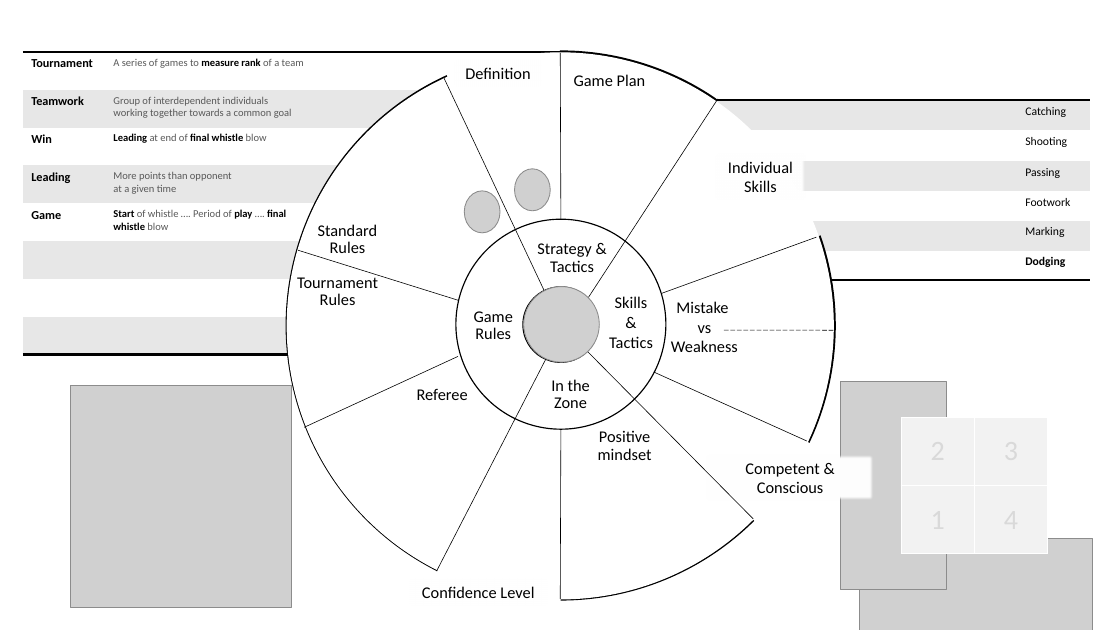
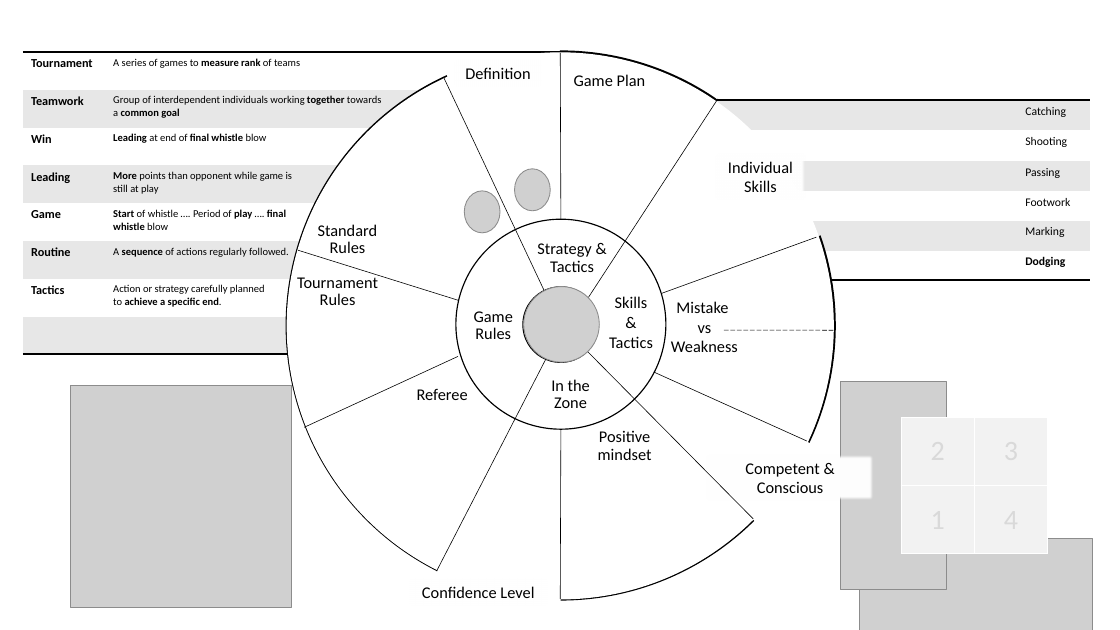
Before and after one commit to a-faros/base, a slide deck: slide 2 of MentalFitness/icons.pptx. Drawn at 1120x630 pixels with LibreOffice and Linux fonts; fonts in the diff are those of the drawing; grey boxes stand for pictures. Boxes give left, top, right and bottom in pixels: in the first picture for what was removed or moved away, otherwise in the second. Text is boxed around its words. In the diff, an @@ line names an element or a change of style, - is before the commit and + after.

```diff
--- a/MentalFitness/icons.pptx
+++ b/MentalFitness/icons.pptx
@@ table at (x1=23, y1=52, x2=561, y2=355) @@
-row 1, column 2: A series of games to measure rank of a team
+row 1, column 2: A series of games to measure rank of teams
-row 2, column 2: Group of interdependent individuals / working together towards a common goal
+row 2, column 2: Group of interdependent individuals working together towards a common goal
-row 4, column 2: More points than opponent / at a given time
+row 4, column 2: More points than opponent while game is still at play
+row 6: Routine | A sequence of actions regularly followed.
+row 7: Tactics | Action or strategy carefully planned to achieve a specific end.
-row 7:  | 
-row 8:  | 
@@ text colour #595959 to #000000 in "at end of blow", "of whistle …. Period of ….", "blow" @@
```
